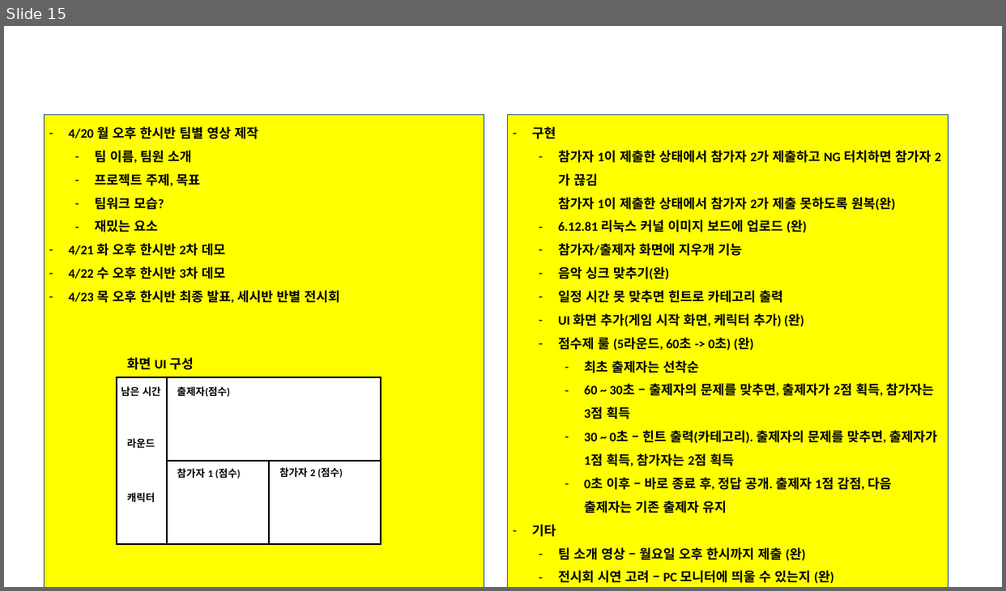
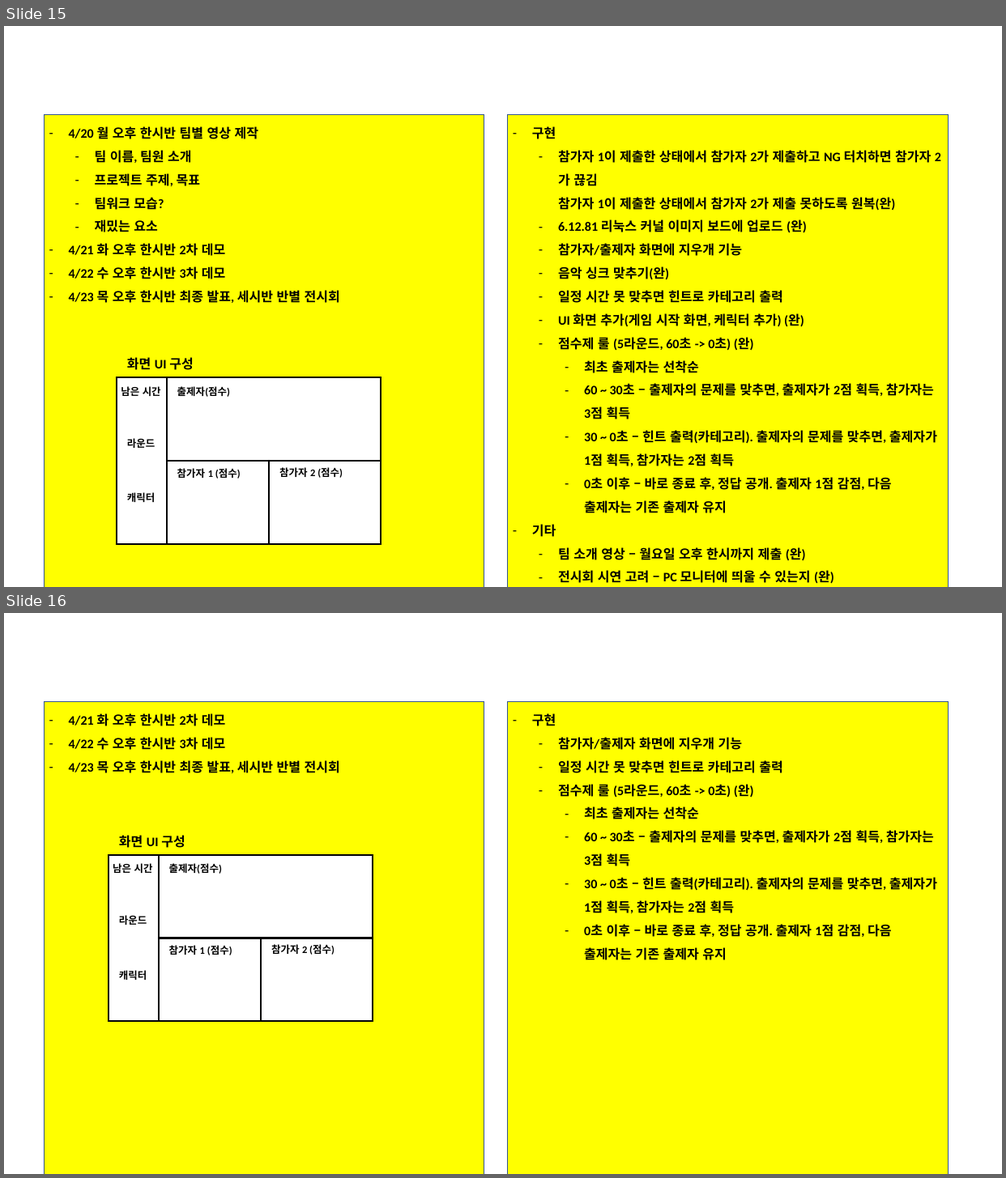
Before and after one commit to jewon1230-wq/For_transfer_files_jw, a slide deck: LG_부트캠프_12기_C반_프로젝트일정_및_최종제출결과물_3팀/LG_부트캠프_12기_C반_최종결과물(3팀)/결과보고서/4.LG_부트캠프_12기_C반_결과보고서(3팀)_v1.pptx. Shown one above the other, each under a label of ours: slide 15 before the commit, slides 15 and 16 after it. The pictures are 1006x591 and 1006x1178 pixels, drawn with LibreOffice and Linux fonts; fonts in the diff are those of the drawing; background and template pictures are left out. Boxes give left, top, right and bottom in pixels: in the first picture for what was removed or moved away, otherwise in the second. Text is boxed around its words. In the diff, an @@ line names an element or a change of style, - is before the commit and + after.

Commit message:
morning

```diff
--- a/LG_부트캠프_12기_C반_프로젝트일정_및_최종제출결과물_3팀/LG_부트캠프_12기_C반_최종결과물(3팀)/결과보고서/4.LG_부트캠프_12기_C반_결과보고서(3팀)_v1.pptx
+++ b/LG_부트캠프_12기_C반_프로젝트일정_및_최종제출결과물_3팀/LG_부트캠프_12기_C반_최종결과물(3팀)/결과보고서/4.LG_부트캠프_12기_C반_결과보고서(3팀)_v1.pptx
@@ slide 16 added at <box>4,613,1002,1174</box>, background picture (left out) @@
@@ rectangle added at <box>44,702,484,1174</box>, fill #FFFF00, outline #325491 1 pt, 18 pt, text #000000, bold @@
+– 4/21 화 오후 한시반 2차 데모
+– 4/22 수 오후 한시반 3차 데모
+– 4/23 목 오후 한시반 최종 발표, 세시반 반별 전시회
@@ rectangle added at <box>508,702,948,1174</box>, fill #FFFF00, outline #325491 1 pt, 18 pt, text #000000, bold @@
+– 구현
+  – 참가자/출제자 화면에 지우개 기능
+  – 일정 시간 못 맞추면 힌트로 카테고리 출력
+  – 점수제 룰 (5라운드, 60초 -> 0초) (완)
+    – 최초 출제자는 선착순
+    – 60 ~ 30초 – 출제자의 문제를 맞추면, 출제자가 2점 획득, 참가자는 3점 획득
+    – 30 ~ 0초 – 힌트 출력(카테고리). 출제자의 문제를 맞추면, 출제자가 1점 획득, 참가자는 2점 획득
+    – 0초 이후 – 바로 종료 후, 정답 공개. 출제자 1점 감점, 다음 출제자는 기존 출제자 유지
@@ text added at <box>607,901,634,914</box>, 54 pt, text #FFFFFF, bold @@
+0. 기획(260421)
@@ group added at <box>108,835,372,1021</box>: 7 texts, 2 rectangles, 2 lines @@
+화면 UI 구성
+출제자(점수)
+참가자 1 (점수)
+참가자 2 (점수)
+남은 시간
+라운드
+캐릭터
```
